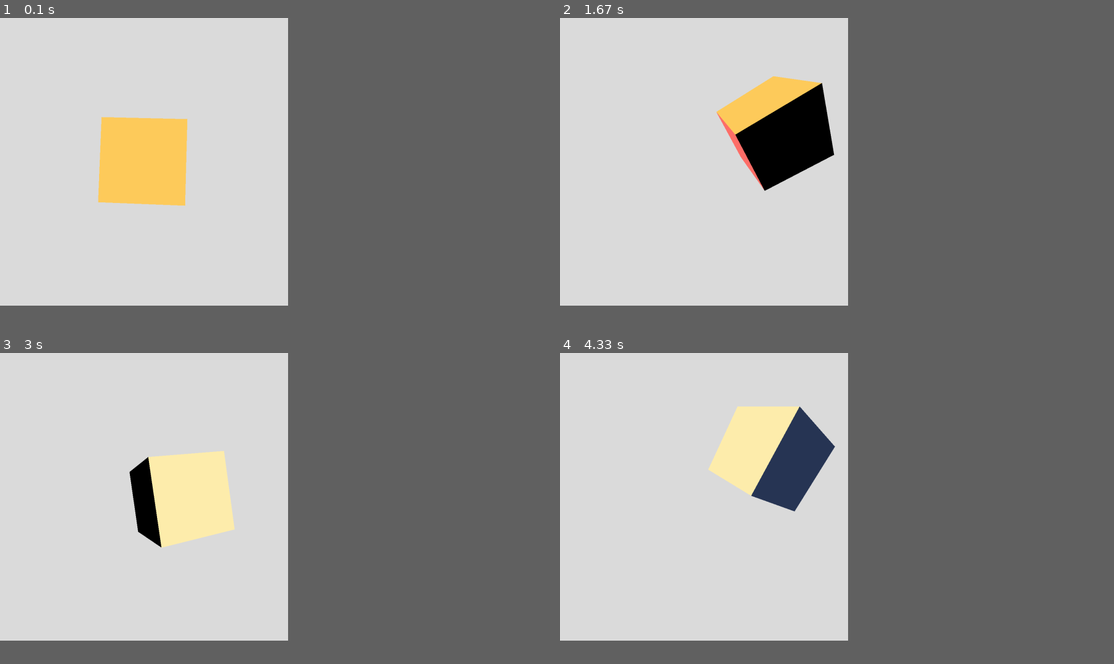
Above: before the commit, frames 1-4 (two rows, left to right).
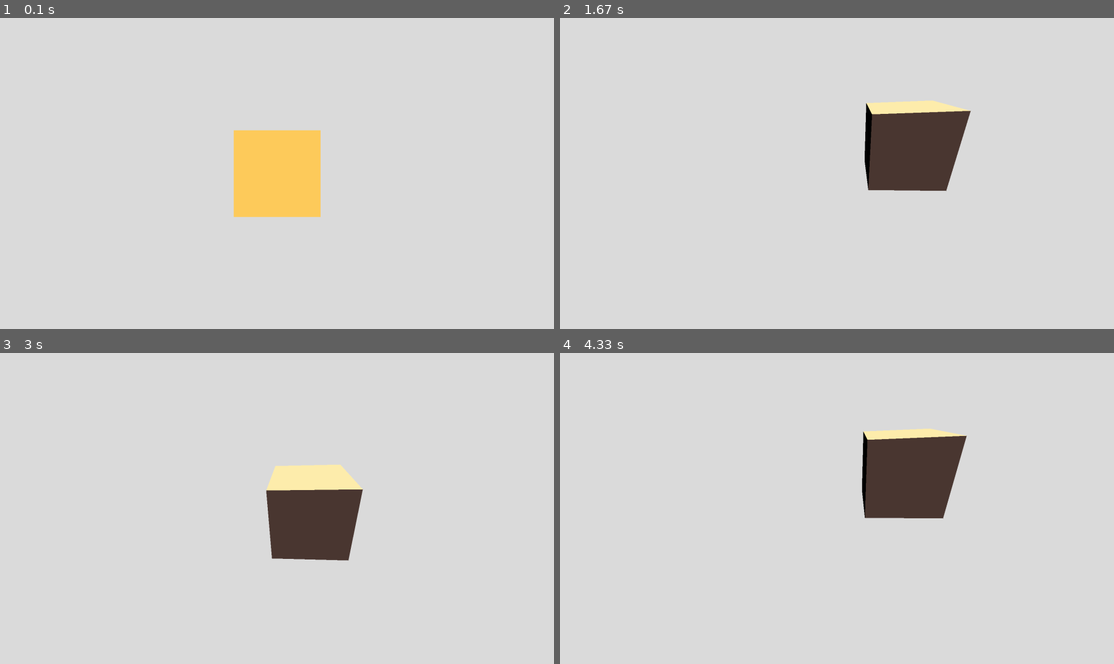
Above: after the commit, the same moments.

Repository: Josephbakulikira/Simple-3D-Graphic-pygame
Game: pygame game, started from main.py
Same seed, same stepped clock (60 frames per second), same inputs: the game is played once before the commit and once after it.
Inputs (mouse positions are in pixels of both pictures, inside the frame that each line leads up to):
- Up to frame 1 (0.1 s): no input
- Up to frame 2 (1.67 s): press the mouse at (1014, 164) at 0.37 s; move the mouse to (925, 179) at 0.47 s; release the mouse at (842, 195) at 0.6 s; hold Right 0.67-1.13 s; click (704, 176) at 0.75 s; hold Up 1.17-1.47 s; click (892, 241) at 1.25 s; hold Right from 1.5 s (still down); click (665, 126) at 1.58 s; tap - at 1.65 s
- Up to frame 3 (3 s): release Right at 1.97 s; hold Left 2-2.53 s; click (105, 583) at 2.08 s; tap + at 2.15 s; hold Down 2.57-2.87 s; click (481, 617) at 2.65 s; hold Left from 2.9 s (still down); click (343, 536) at 2.98 s
- Up to frame 4 (4.33 s): tap - at 3.05 s; release Left at 3.3 s; hold Up 3.33-3.7 s; click (692, 393) at 3.42 s; tap + at 3.48 s; hold Right from 3.73 s (still down); click (848, 402) at 3.82 s
In our replay, the window is 468x468 before the commit and 900x506 after it. These sizes can differ from the game's own. Grey fills any space a smaller window leaves; there, only what the larger window draws over its background counts as a difference.

The runs differ from the first frame. In frame 1, 8.8% of the frame differs, in the area x 17-58%, y 31-65%; in frame 2, 9.9%, in the area x 28-75%, y 18-56%; in frame 3, 9.4%; in frame 4, 9.9%.

Commit message:
mouse event

Diff:
--- a/Tools/camera.py
+++ b/Tools/camera.py
@@ -1,11 +1,16 @@
-from Tools.Vector import Vector3
+from Tools.Vector import Vector3, Vector2
+from Tools.matrix import *
+import pygame
 
-import pygame
+def rotationCam(val1, val2):
+    return [ rotationX(val1), rotationY(val2) ]
 
 class Camera:
     def __init__(self, position=Vector3(0, 0, 0), scale=600, distance=5):
         self.position = position
         self.scale = scale
+        self.rotation = rotationCam(0, 0)
+        self.r = Vector2(0, 0)
         self.distance = distance
         self.speed = 0.05
         self.zoomSpeed = 3
@@ -27,3 +32,8 @@
 
         if keys[pygame.K_KP_MINUS]:
             self.scale -= self.zoomSpeed
+
+    def HandleMouseEvent(self, x, y):
+        self.r.x += y
+        self.r.y += x
+        self.rotation = rotationCam(self.r.x, self.r.y)
--- a/Tools/constants.py
+++ b/Tools/constants.py
@@ -1,4 +1,5 @@
-Width = 1000
-Height = 1000
+Width = 1920
+Height = 1080
 Resolution = (Width, Height)
 BackgroundColor = (220, 220, 220)
+sens= 200 #mouse sensitivity
--- a/Tools/shapes.py
+++ b/Tools/shapes.py
@@ -41,6 +41,8 @@
         PointPositions = []
         for index, vert in enumerate(self.vertices):
             transform = matrix_multiplication(self.transform, vert)
+            transform = matrix_multiplication(camera.rotation[0], transform)
+            transform = matrix_multiplication(camera.rotation[1], transform)
             transform[0][0] += camera.position.x
             transform[1][0] += camera.position.y
             z = 1 / (camera.distance - transform[2][0])
--- a/main.py
+++ b/main.py
@@ -11,7 +11,7 @@
 
 clock = pygame.time.Clock()
 fps = 60
-
+mx, my = 0, 0
 cam = Camera()
 angle = 0
 c = Cube()
@@ -26,9 +26,14 @@
         if event.type == pygame.KEYDOWN:
             if event.key == pygame.K_ESCAPE:
                 run = False
+        if event.type == pygame.MOUSEMOTION:
+            if pygame.mouse.get_pressed()[0]:
+                mx, my = event.rel
+                mx = mx/sens
+                my = my/sens
+                #print(f"{mx}, {my}")
+                cam.HandleMouseEvent(mx, my)
     cam.HandleInput()
-
-    c.transform = matrix_multiplication(matrix_multiplication(rotationY(angle), rotationX(angle)), rotationZ(angle) )
 
     c.Draw(cam, window)
 
